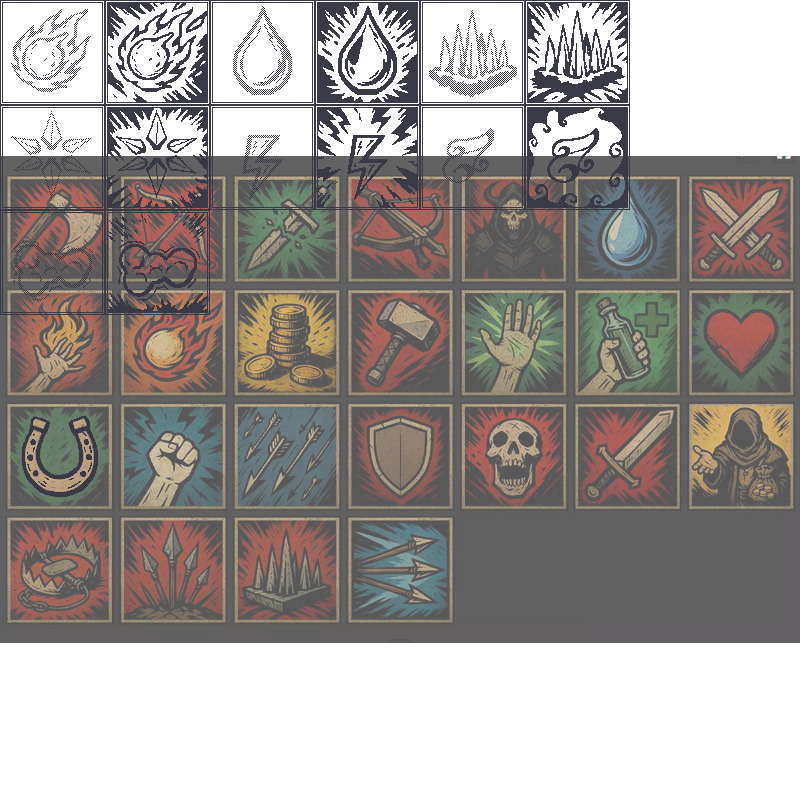
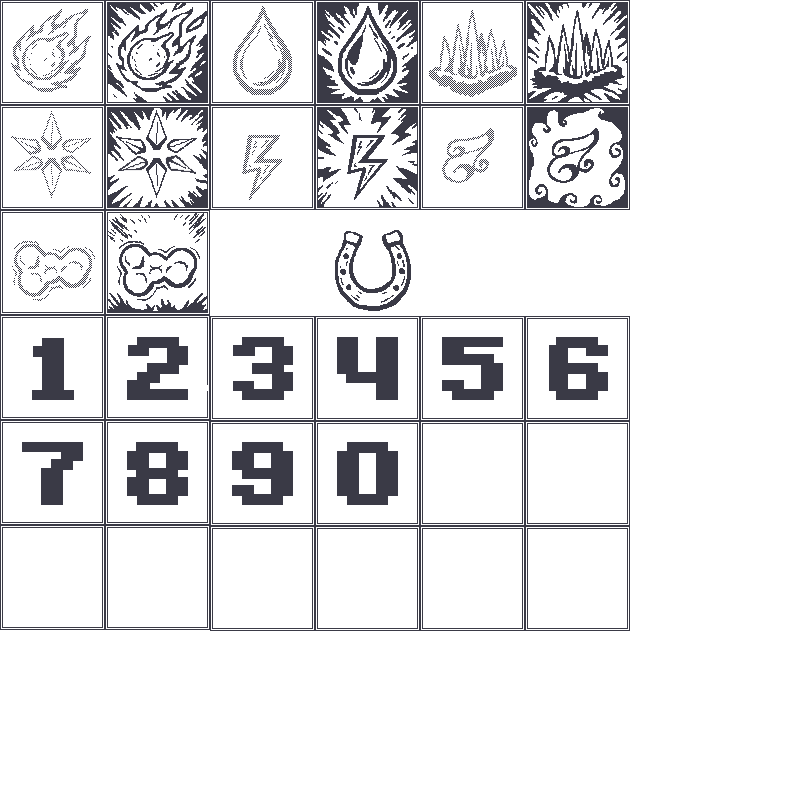
The second 800 x 800 image is a revision of the first. Changes to its layers:
pixels changed over [0, 156, 800, 643] (layer not identified)
